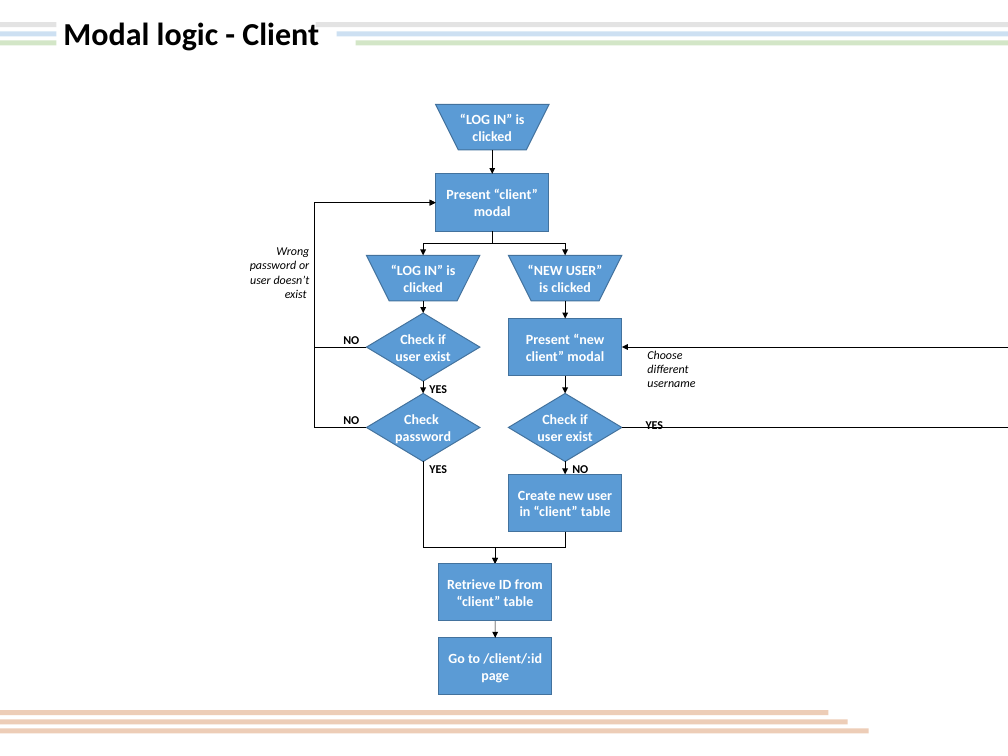
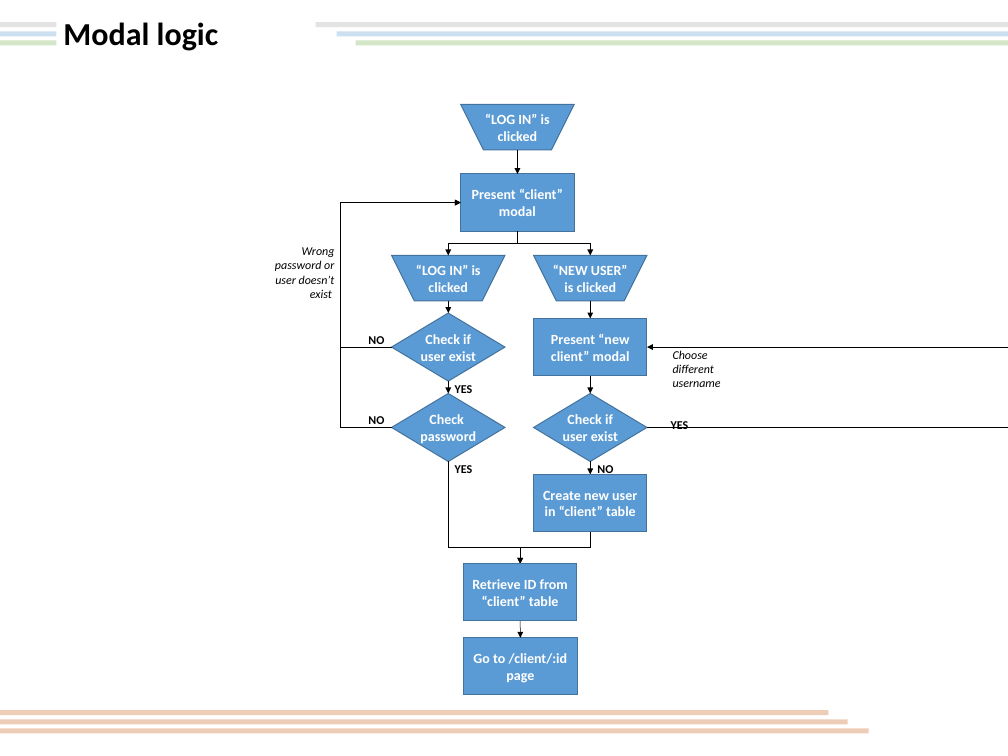
Before and after one commit to AnthonyVerde/group-project-2, a slide deck: slide 9 of ProjectIdea_2.pptx (slide 8 before the commit). Drawn at 1008x756 pixels with LibreOffice and Linux fonts; fonts in the diff are those of the drawing. Boxes give left, top, right and bottom in pixels: in the first picture for what was removed or moved away, otherwise in the second. Text is boxed around its words. In the diff, an @@ line names an element or a change of style, - is before the commit and + after.

```diff
--- a/ProjectIdea_2.pptx
+++ b/ProjectIdea_2.pptx
@@ title at <box>63,22,218,51</box>: text changed @@
-Modal logic - Client
+Modal logic
@@ 8 texts, 7 elbow arrows, 7 arrows, 5 rectangles, 3 flow chart manual operations, 3 diamonds: place and size @@
-8 texts, 7 elbow arrows, 7 arrows, 5 rectangles, 3 flow chart manual operations, 3 diamonds at <box>250,104,695,695</box>
+8 texts, 7 elbow arrows, 7 arrows, 5 rectangles, 3 flow chart manual operations, 3 diamonds at <box>275,104,721,695</box>
```
Also in this commit, not shown: 1 other slide changed.
